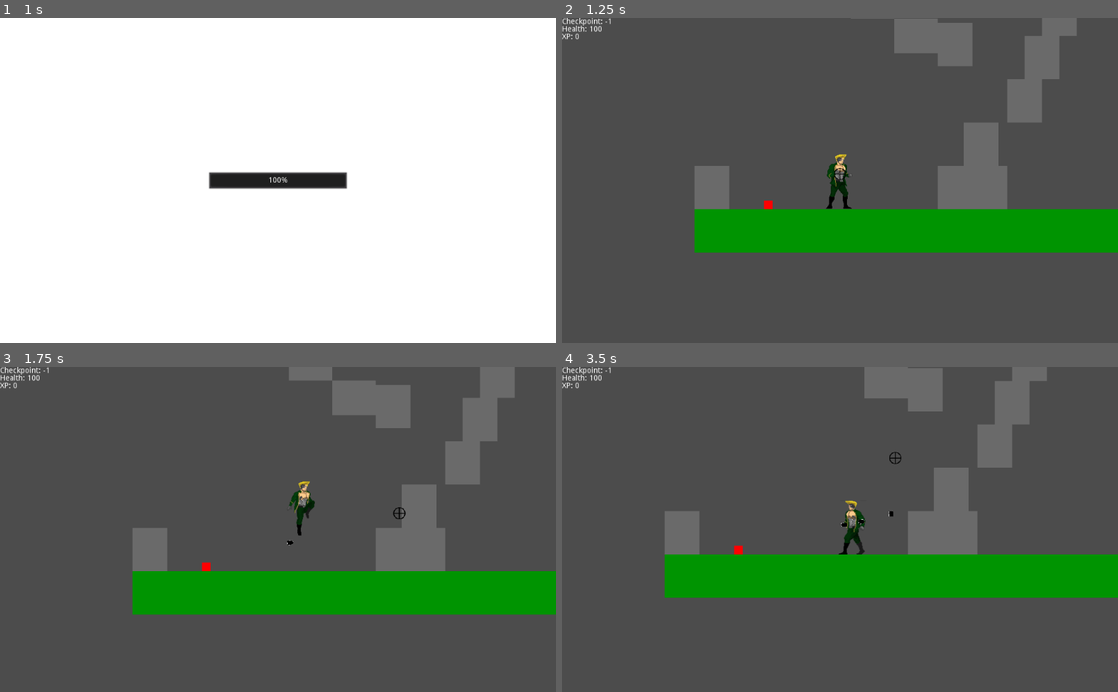
Above: before the commit, frames 1-4 (two rows, left to right).
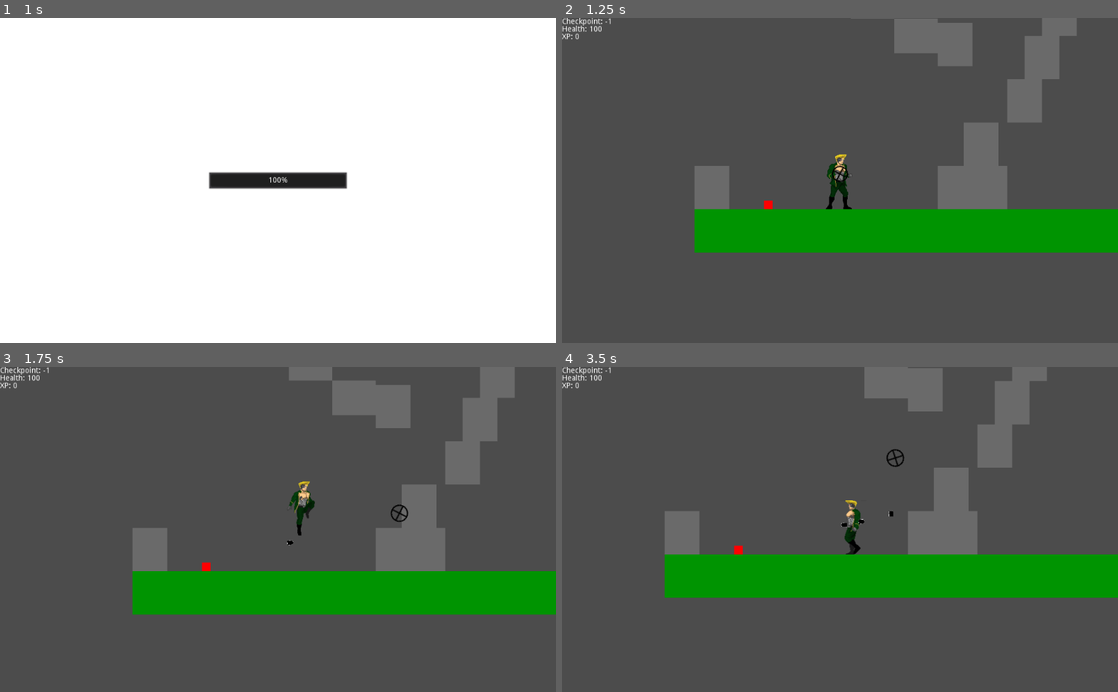
Above: after the commit, the same moments.

Repository: jfdoming/Project-B
Game: Godot game, scene res://scenes/Start.tscn
Two runs of this game, one before a commit and one after it. Both use one fixed random seed, a clock stepped at 60 frames per second and the inputs below.
Inputs (mouse positions are in pixels of both pictures, inside the frame that each line leads up to):
- Up to frame 1 (1 s): click "Start" at 0.5 s
- Up to frame 2 (1.25 s): no input
- Up to frame 3 (1.75 s): move the mouse to (400, 513) at 1.27 s; hold Right (ui_right) from 1.28 s (still down); click (400, 513) at 1.35 s; tap Space (ui_select) at 1.52 s; tap F (fire_chest, bound only after the commit) at 1.55 s
- Up to frame 4 (3.5 s): move the mouse to (728, 545) at 2.02 s; tap F (fire_chest, bound only after the commit) at 2.1, 3.05 s; tap Space (ui_select) at 2.27 s; click (728, 545) at 2.3 s; move the mouse to (895, 458) at 2.77 s; release Right (ui_right) at 2.78 s; hold Left (ui_left) from 2.78 s (still down); click (895, 458) at 2.85 s

Frame 1 is identical in both runs. In frame 2, 0.1% of the frame differs, in the area x 47-53%, y 42-59%; in frame 3, less than 0.1%; in frame 4, 0.4%, in the area x 49-62%, y 25-58%.

Commit message:
Add new crouch animation

Diff:
--- a/Player.gd
+++ b/Player.gd
@@ -48,56 +48,38 @@
 
 func _ready():
 	spawn_location = position
-	_show_stand_anim()
-
-func _show_stand_anim():
-	if $StandAnimation.visible:
-		# No need to show it again.
-		return
-
-	$StandAnimation.visible = true
-	$StandAnimation.frame = 0
-	$StandAnimation.play()
-
+	_show_anim($StandAnimation)
+
+func _stop_all_anim():
+	$StandAnimation.visible = false
+	$StandAnimation.stop()
 	$WalkAnimation.visible = false
 	$WalkAnimation.stop()
 	$JumpAnimation.visible = false
 	$JumpAnimation.stop()
-
-func _show_walk_anim():
-	if $WalkAnimation.visible:
+	$CrouchAnimation.visible = false
+	$CrouchAnimation.stop()
+	$FireChestAnimation.visible = false
+	$FireChestAnimation.stop()
+
+func _show_anim(anim):
+	if anim.visible:
 		# No need to show it again.
 		return
 
-	$WalkAnimation.visible = true
-	$WalkAnimation.frame = 0
-	$WalkAnimation.play()
-
-	$StandAnimation.visible = false
-	$StandAnimation.stop()
-	$JumpAnimation.visible = false
-	$JumpAnimation.stop()
-
-func _show_jump_anim():
-	if $JumpAnimation.visible:
-		# No need to show it again.
-		return
-
-	$JumpAnimation.visible = true
-	$JumpAnimation.frame = 0
-	$JumpAnimation.play()
-
-	$StandAnimation.visible = false
-	$StandAnimation.stop()
-	$WalkAnimation.visible = false
-	$WalkAnimation.stop()
+	_stop_all_anim()
+
+	anim.visible = true
+	anim.frame = 0
+	anim.play()
 
 func calculate_velocity(delta):
 	var right = may_move and Input.is_action_pressed('ui_right')
 	var left = may_move and Input.is_action_pressed('ui_left')
 	var jump = may_move and (Input.is_action_just_pressed('ui_select') or Input.is_action_just_pressed('ui_up'))
-	var smash = may_move and Input.is_action_just_pressed('ui_down')
+	var crouch = may_move and Input.is_action_pressed('ui_down')
 	var fire = may_move and Input.is_action_just_pressed("fire")
+	var chest_fire = may_move and Input.is_action_just_pressed("fire_chest")
 	var walking = left != right
 
 	if fire:
@@ -109,9 +91,10 @@
 		instance.damage = bullet_damage
 
 		instance.connect("kill_obtained", self, "on_kill")
-	if smash and jumping and not smashing:
-		smashing = true
-		velocity.y = smash_speed
+	if crouch:
+		if jumping and not smashing:
+			smashing = true
+			velocity.y = smash_speed
 	if jump and is_on_floor():
 		jumping = true
 		just_jumped = true
@@ -138,12 +121,16 @@
 		velocity.x = 0
 		velocity.y = 0
 
-	if jumping:
-		_show_jump_anim()
+	if chest_fire:
+		_show_anim($FireChestAnimation)
+	elif crouch:
+		_show_anim($CrouchAnimation)
+	elif jumping:
+		_show_anim($JumpAnimation)
 	elif walking:
-		_show_walk_anim()
+		_show_anim($WalkAnimation)
 	else:
-		_show_stand_anim()
+		_show_anim($StandAnimation)
 
 func _physics_process(delta):
 	calculate_velocity(delta)
--- a/Player.tscn
+++ b/Player.tscn
@@ -7,6 +7,7 @@
 [ext_resource path="res://Smash.gd" type="Script" id=5]
 [ext_resource path="res://assets/smash4.png" type="Texture" id=6]
 [ext_resource path="res://assets/Stroheim-Sheet.png" type="Texture" id=7]
+[ext_resource path="res://assets/Stroheim-Sheet-gun.png" type="Texture" id=8]
 
 [sub_resource type="SpriteFrames" id=1]
 animations = [ {
@@ -73,6 +74,172 @@
 "loop": false,
 "name": "default",
 "speed": 2.0
+} ]
+
+[sub_resource type="AtlasTexture" id=21]
+flags = 4
+atlas = ExtResource( 7 )
+region = Rect2( 0, 200, 100, 100 )
+
+[sub_resource type="SpriteFrames" id=22]
+animations = [ {
+"frames": [ SubResource( 21 ) ],
+"loop": false,
+"name": "default",
+"speed": 2.0
+} ]
+
+[sub_resource type="AtlasTexture" id=23]
+flags = 4
+atlas = ExtResource( 8 )
+region = Rect2( 0, 0, 100, 120 )
+
+[sub_resource type="AtlasTexture" id=24]
+flags = 4
+atlas = ExtResource( 8 )
+region = Rect2( 100, 0, 100, 120 )
+
+[sub_resource type="AtlasTexture" id=25]
+flags = 4
+atlas = ExtResource( 8 )
+region = Rect2( 200, 0, 100, 120 )
+
+[sub_resource type="AtlasTexture" id=26]
+flags = 4
+atlas = ExtResource( 8 )
+region = Rect2( 300, 0, 100, 120 )
+
+[sub_resource type="AtlasTexture" id=27]
+flags = 4
+atlas = ExtResource( 8 )
+region = Rect2( 400, 0, 100, 120 )
+
+[sub_resource type="AtlasTexture" id=28]
+flags = 4
+atlas = ExtResource( 8 )
+region = Rect2( 500, 0, 100, 120 )
+
+[sub_resource type="AtlasTexture" id=29]
+flags = 4
+atlas = ExtResource( 8 )
+region = Rect2( 600, 0, 100, 120 )
+
+[sub_resource type="AtlasTexture" id=30]
+flags = 4
+atlas = ExtResource( 8 )
+region = Rect2( 700, 0, 100, 120 )
+
+[sub_resource type="AtlasTexture" id=31]
+flags = 4
+atlas = ExtResource( 8 )
+region = Rect2( 800, 0, 100, 120 )
+
+[sub_resource type="AtlasTexture" id=32]
+flags = 4
+atlas = ExtResource( 8 )
+region = Rect2( 900, 0, 100, 120 )
+
+[sub_resource type="AtlasTexture" id=33]
+flags = 4
+atlas = ExtResource( 8 )
+region = Rect2( 1000, 0, 100, 120 )
+
+[sub_resource type="AtlasTexture" id=34]
+flags = 4
+atlas = ExtResource( 8 )
+region = Rect2( 1100, 0, 100, 120 )
+
+[sub_resource type="AtlasTexture" id=35]
+flags = 4
+atlas = ExtResource( 8 )
+region = Rect2( 1200, 0, 100, 120 )
+
+[sub_resource type="AtlasTexture" id=36]
+flags = 4
+atlas = ExtResource( 8 )
+region = Rect2( 1300, 0, 100, 120 )
+
+[sub_resource type="AtlasTexture" id=37]
+flags = 4
+atlas = ExtResource( 8 )
+region = Rect2( 1400, 0, 100, 120 )
+
+[sub_resource type="AtlasTexture" id=38]
+flags = 4
+atlas = ExtResource( 8 )
+region = Rect2( 1500, 0, 100, 120 )
+
+[sub_resource type="AtlasTexture" id=39]
+flags = 4
+atlas = ExtResource( 8 )
+region = Rect2( 1600, 0, 100, 120 )
+
+[sub_resource type="AtlasTexture" id=40]
+flags = 4
+atlas = ExtResource( 8 )
+region = Rect2( 1700, 0, 100, 120 )
+
+[sub_resource type="AtlasTexture" id=41]
+flags = 4
+atlas = ExtResource( 8 )
+region = Rect2( 1800, 0, 100, 120 )
+
+[sub_resource type="AtlasTexture" id=42]
+flags = 4
+atlas = ExtResource( 8 )
+region = Rect2( 1900, 0, 100, 120 )
+
+[sub_resource type="AtlasTexture" id=43]
+flags = 4
+atlas = ExtResource( 8 )
+region = Rect2( 2000, 0, 100, 120 )
+
+[sub_resource type="AtlasTexture" id=44]
+flags = 4
+atlas = ExtResource( 8 )
+region = Rect2( 2100, 0, 100, 120 )
+
+[sub_resource type="AtlasTexture" id=45]
+flags = 4
+atlas = ExtResource( 8 )
+region = Rect2( 2200, 0, 100, 120 )
+
+[sub_resource type="AtlasTexture" id=46]
+flags = 4
+atlas = ExtResource( 8 )
+region = Rect2( 2300, 0, 100, 120 )
+
+[sub_resource type="AtlasTexture" id=47]
+flags = 4
+atlas = ExtResource( 8 )
+region = Rect2( 2400, 0, 100, 120 )
+
+[sub_resource type="AtlasTexture" id=48]
+flags = 4
+atlas = ExtResource( 8 )
+region = Rect2( 2500, 0, 100, 120 )
+
+[sub_resource type="AtlasTexture" id=49]
+flags = 4
+atlas = ExtResource( 8 )
+region = Rect2( 2600, 0, 100, 120 )
+
+[sub_resource type="AtlasTexture" id=50]
+flags = 4
+atlas = ExtResource( 8 )
+region = Rect2( 2700, 0, 100, 120 )
+
+[sub_resource type="AtlasTexture" id=51]
+flags = 4
+atlas = ExtResource( 8 )
+region = Rect2( 2800, 0, 100, 120 )
+
+[sub_resource type="SpriteFrames" id=52]
+animations = [ {
+"frames": [ SubResource( 23 ), SubResource( 24 ), SubResource( 25 ), SubResource( 26 ), SubResource( 27 ), SubResource( 28 ), SubResource( 29 ), SubResource( 30 ), SubResource( 31 ), SubResource( 32 ), SubResource( 33 ), SubResource( 34 ), SubResource( 35 ), SubResource( 36 ), SubResource( 37 ), SubResource( 38 ), SubResource( 39 ), SubResource( 40 ), SubResource( 41 ), SubResource( 42 ), SubResource( 43 ), SubResource( 44 ), SubResource( 45 ), SubResource( 46 ), SubResource( 47 ), SubResource( 48 ), SubResource( 49 ), SubResource( 50 ), SubResource( 51 ) ],
+"loop": true,
+"name": "default",
+"speed": 15.0
 } ]
 
 [sub_resource type="RectangleShape2D" id=10]
@@ -128,6 +295,17 @@
 scale = Vector2( 2, 2 )
 frames = SubResource( 9 )
 
+[node name="CrouchAnimation" type="AnimatedSprite" parent="."]
+visible = false
+position = Vector2( 0, -8 )
+scale = Vector2( 2, 2 )
+frames = SubResource( 22 )
+
+[node name="FireChestAnimation" type="AnimatedSprite" parent="."]
+position = Vector2( 0, -27 )
+scale = Vector2( 2, 2 )
+frames = SubResource( 52 )
+
 [node name="HeadCollisionShape" type="CollisionShape2D" parent="."]
 position = Vector2( 2.59303, -89.4856 )
 scale = Vector2( 2, 2 )
--- a/project.godot
+++ b/project.godot
@@ -70,6 +70,11 @@
 "events": [ Object(InputEventMouseButton,"resource_local_to_scene":false,"resource_name":"","device":0,"alt":false,"shi …(212 unchanged characters)…
  ]
 }
+fire_chest={
+"deadzone": 0.5,
+"events": [ Object(InputEventKey,"resource_local_to_scene":false,"resource_name":"","device":0,"alt":false,"shift":false,"control":false,"meta":false,"command":false,"pressed":false,"scancode":70,"unicode":0,"echo":false,"script":null)
+ ]
+}
 pause={
 "deadzone": 0.5,
 "events": [ Object(InputEventKey,"resource_local_to_scene":false,"resource_name":"","device":0,"alt":false,"shift":false,"control":false,"meta":false,"command":false,"pressed":false,"scancode":16777217,"unicode":0,"echo":false,"script":null)
--- a/scenes/Sidescroller.tscn
+++ b/scenes/Sidescroller.tscn
@@ -15,7 +15,7 @@
 length = 2.0
 loop = true
 tracks/0/type = "value"
-tracks/0/path = NodePath("CanvasLayer/Crosshair/Image:rotation_degrees")
+tracks/0/path = NodePath("CrosshairAnimation/Image:rotation_degrees")
 tracks/0/interp = 1
 tracks/0/loop_wrap = true
 tracks/0/imported = false
@@ -27,7 +27,7 @@
 "values": [ 0.0, 360.0 ]
 }
 tracks/1/type = "value"
-tracks/1/path = NodePath("CanvasLayer/Crosshair/Image:scale")
+tracks/1/path = NodePath("CrosshairAnimation/Image:scale")
 tracks/1/interp = 1
 tracks/1/loop_wrap = true
 tracks/1/imported = false
@@ -56,6 +56,7 @@
 
 [node name="Image" type="Sprite" parent="HUD/CrosshairAnimation"]
 position = Vector2( 408, 216 )
+rotation = 6.28319
 scale = Vector2( 0.1, 0.1 )
 texture = ExtResource( 4 )
 script = ExtResource( 6 )
Not shown: 1 places in Player.tscn that only renumber resources
Binary file added: assets/Stroheim-Sheet-gun.png
Not shown, added: assets/Stroheim-Sheet-gun.png.import
